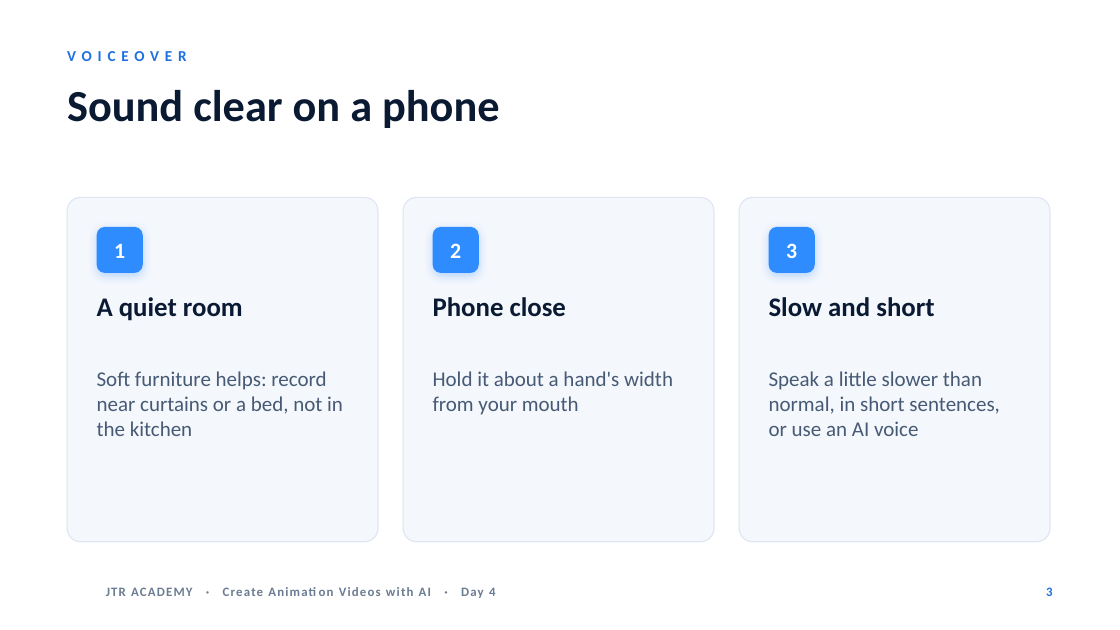
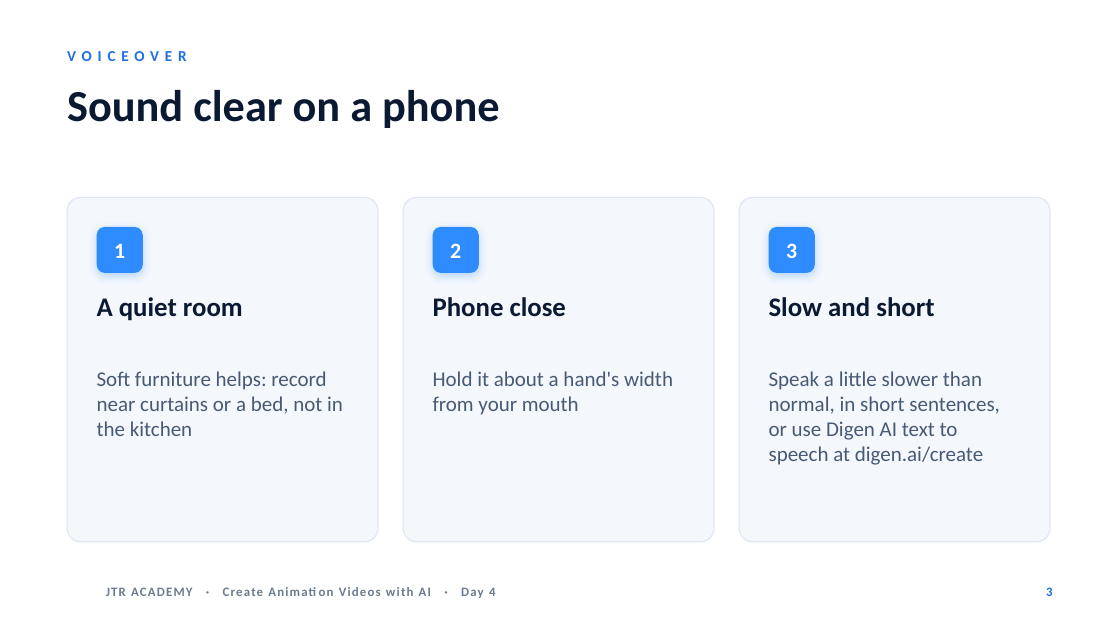
Before and after one commit to JulianaWada/JTR-Project, a slide deck: slide 3 of academy/public/slides/animation-videos-with-ai/day-4.pptx. Drawn at 1120x630 pixels with LibreOffice and Linux fonts; fonts in the diff are those of the drawing; background and template pictures are left out. Boxes give left, top, right and bottom in pixels: in the first picture for what was removed or moved away, otherwise in the second. Text is boxed around its words. In the diff, an @@ line names an element or a change of style, - is before the commit and + after.

```diff
--- a/academy/public/slides/animation-videos-with-ai/day-4.pptx
+++ b/academy/public/slides/animation-videos-with-ai/day-4.pptx
@@ text at bbox=[769, 371, 1000, 465]: text changed @@
-Speak a little slower than normal, in short sentences, or use an AI voice
+Speak a little slower than normal, in short sentences, or use Digen AI text to speech at digen.ai/create
```
Also in this commit, not shown: 1 other slide changed, 16 other files.
